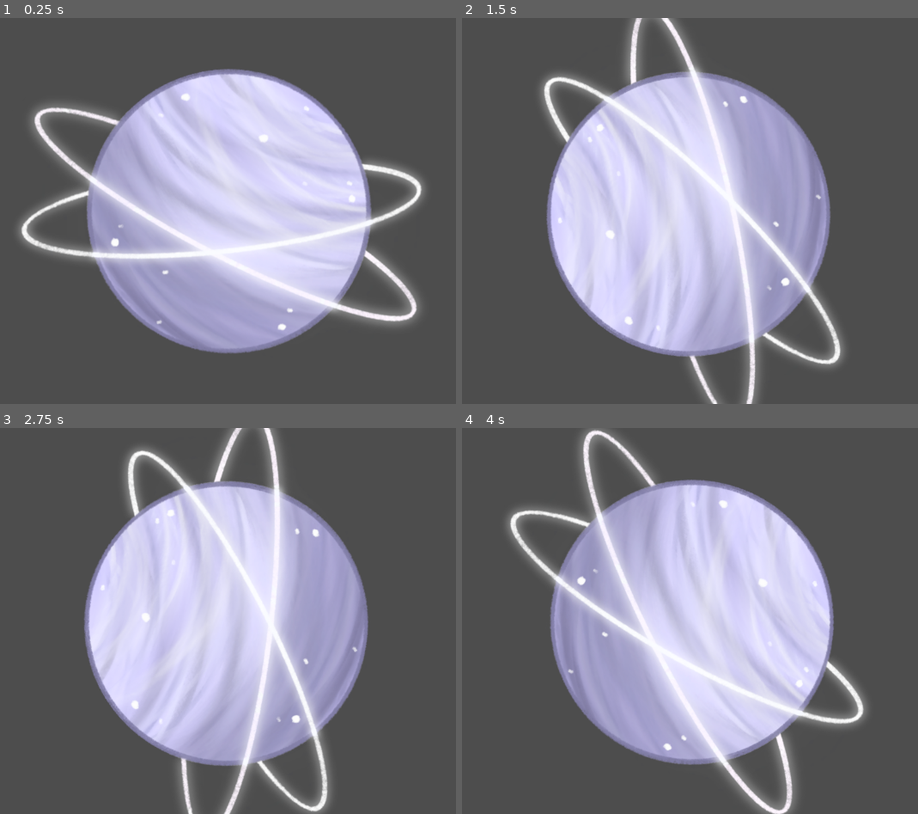
Above: before the commit, frames 1-4 (two rows, left to right).
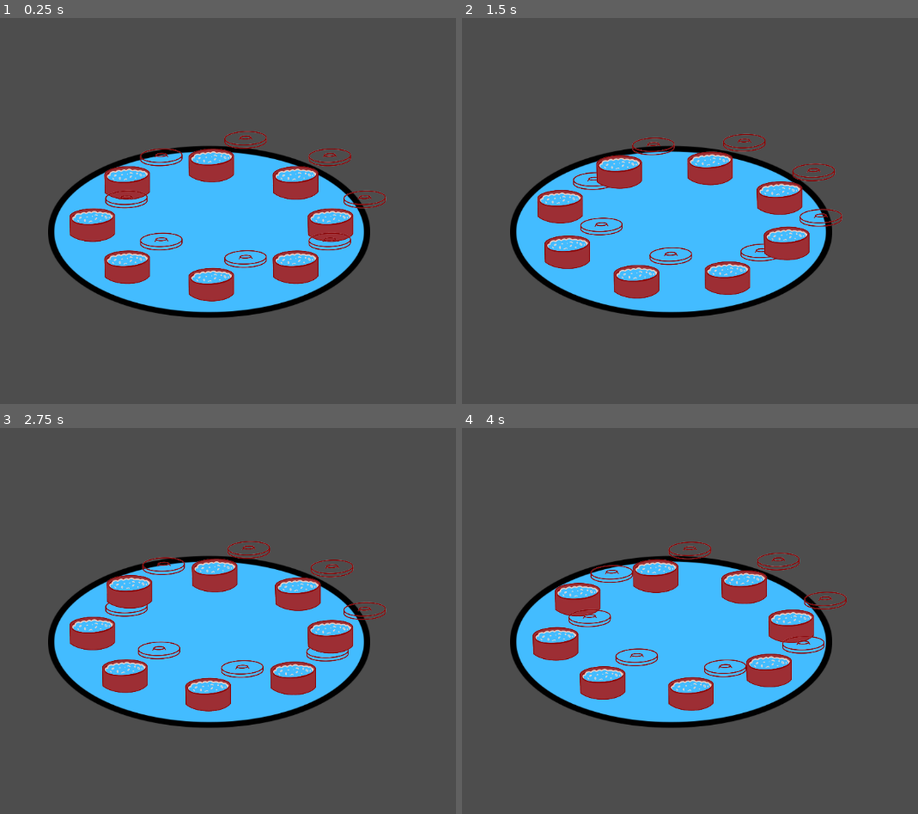
Above: after the commit, the same moments.

Repository: game-dev-besties/lupe_game
Game: Godot game, scene res://scenes/game.tscn
Same seed, same stepped clock (60 frames per second), same inputs: the game is played once before the commit and once after it.
Inputs:
- Up to frame 1 (0.25 s): no input
- Up to frame 2 (1.5 s): tap Enter (ui_accept) at 0.5, 1.35 s; hold Right (ui_right) 0.53-1.28 s; hold Enter (ui_accept) 0.53-1.28 s; tap Space at 0.6 s; hold Left (ui_left) from 1.28 s (still down)
- Up to frame 3 (2.75 s): tap Enter (ui_accept) at 1.52, 1.82 s; tap Space at 1.55, 2.1 s; release Left (ui_left) at 2.03 s; hold Right (ui_right) from 2.03 s (still down); hold Enter (ui_accept) from 2.03 s (still down)
- Up to frame 4 (4 s): release Enter (ui_accept) at 2.78 s; tap Space at 2.85 s; tap Enter (ui_accept) at 3.02, 3.32 s; release Right (ui_right) at 3.53 s; hold Left (ui_left) from 3.53 s (still down); hold Enter (ui_accept) from 3.53 s (still down)

The runs differ from the first frame. In frame 1, 42% of the frame differs, in the area x 3-94%, y 13-87%; in frame 2, 42%; in frame 3, 42%; in frame 4, 43%, in the area x 9-89%, y 0-100%.

Commit message:
Add visuals for dishes rotating on table with depth

Diff:
--- /dev/null
+++ b/scenes/dish.tscn
@@ -0,0 +1,8 @@
+[gd_scene load_steps=2 format=3 uid="uid://ddw71ek2dup7r"]
+
+[ext_resource type="Script" uid="uid://ca7baacjwxvs4" path="res://scripts/dish.gd" id="1_u12rr"]
+
+[node name="Dish" type="Node2D"]
+script = ExtResource("1_u12rr")
+
+[node name="Sprite2D" type="Sprite2D" parent="."]
--- a/scenes/game.tscn
+++ b/scenes/game.tscn
@@ -1,11 +1,27 @@
-[gd_scene load_steps=3 format=3 uid="uid://b7w465tfimyec"]
+[gd_scene load_steps=6 format=3 uid="uid://b7w465tfimyec"]
 
 [ext_resource type="Texture2D" uid="uid://13i0ekp83pct" path="res://assets/rings.webp" id="1_uwrxv"]
-[ext_resource type="Script" uid="uid://dcn7106xxiolk" path="res://scenes/spinning_thing.gd" id="2_yqjtg"]
+[ext_resource type="Script" uid="uid://dcn7106xxiolk" path="res://scripts/spinning_thing.gd" id="2_yqjtg"]
+[ext_resource type="Texture2D" uid="uid://dspqnr0vuhl4l" path="res://assets/table.png" id="3_lbhrr"]
+[ext_resource type="Script" uid="uid://decuur7sn58mt" path="res://scripts/spinningthing.gd" id="3_p57ef"]
+[ext_resource type="PackedScene" uid="uid://ddw71ek2dup7r" path="res://scenes/dish.tscn" id="4_u5sy4"]
 
 [node name="Game" type="Node2D"]
 
 [node name="SPINNING THING" type="Sprite2D" parent="."]
+visible = false
 position = Vector2(584, 328)
 texture = ExtResource("1_uwrxv")
 script = ExtResource("2_yqjtg")
+
+[node name="spinningthing" type="Node2D" parent="."]
+position = Vector2(584, 328)
+script = ExtResource("3_p57ef")
+dish_scene = ExtResource("4_u5sy4")
+
+[node name="tablepath" type="Sprite2D" parent="spinningthing"]
+z_index = -1000
+z_as_relative = false
+position = Vector2(-32.5, 31)
+scale = Vector2(1.05664, 0.945313)
+texture = ExtResource("3_lbhrr")
--- a/scenes/spinning_thing.gd
+++ /dev/null
@@ -1,74 +0,0 @@
-extends Sprite2D
-
-# Spinning properties
-var angular_velocity: float = 0.0
-const max_angular_velocity: float = 25.0  # Maximum spin speed (radians per second)
-const acceleration: float = 15.0          # How fast it accelerates
-const natural_friction: float = 4.0       # Natural slowdown when no input
-const brake_force: float = 8.0            # How strong the space brake is
-
-func _ready():
-	# Optional: Set the pivot point to center if needed
-	# This ensures rotation happens around the center of the sprite
-	pass
-
-func _process(delta):
-	handle_input(delta)
-	apply_physics(delta)
-
-	# Apply the rotation
-	rotation += angular_velocity * delta
-
-func handle_input(delta):
-	var input_force = 0.0
-
-	# Check for acceleration inputs
-	if Input.is_action_pressed("ui_left"):
-		input_force -= acceleration
-	if Input.is_action_pressed("ui_right"):
-		input_force += acceleration
-
-	# Apply acceleration
-	if input_force != 0:
-		angular_velocity += input_force * delta
-		# Clamp to maximum speed
-		angular_velocity = clamp(angular_velocity, -max_angular_velocity, max_angular_velocity)
-
-func apply_physics(delta):
-	# Apply braking when space is pressed
-	if Input.is_action_pressed("ui_accept"):  # Space bar
-		var brake_direction = -sign(angular_velocity)
-		var brake_amount = brake_force * brake_direction * delta
-
-		# Don't overshoot and reverse direction
-		if abs(brake_amount) > abs(angular_velocity):
-			angular_velocity = 0.0
-		else:
-			angular_velocity += brake_amount
-	else:
-		# Apply natural friction when not braking
-		if angular_velocity != 0:
-			var friction_direction = -sign(angular_velocity)
-			var friction_amount = natural_friction * friction_direction * delta
-
-			# Don't overshoot and reverse direction
-			if abs(friction_amount) > abs(angular_velocity):
-				angular_velocity = 0.0
-			else:
-				angular_velocity += friction_amount
-
-# Optional: Add these custom input actions to your Input Map
-# Or modify the script to use different key bindings
-func _input(event):
-	# Alternative input handling using specific keys
-	if event is InputEventKey and event.pressed:
-		match event.keycode:
-			KEY_A:
-				# Handled in handle_input with ui_left
-				pass
-			KEY_D:
-				# Handled in handle_input with ui_right
-				pass
-			KEY_SPACE:
-				# Handled in apply_physics with ui_accept
-				pass
--- /dev/null
+++ b/scripts/dish.gd
@@ -0,0 +1,22 @@
+class_name Dish
+extends Node2D
+
+var ellipse_width: float = 400.0
+var ellipse_height: float = 200.0
+var angular_velocity: float = 0.0
+var current_angle: float = 0.0
+
+@onready var sprite: Sprite2D = $Sprite2D
+
+func _process(delta):
+	current_angle += angular_velocity * delta
+	current_angle = fmod(current_angle, TAU)
+	var radius_x = ellipse_width / 2.0
+	var radius_y = ellipse_height / 2.0
+	position.x = radius_x * cos(current_angle)
+	position.y = radius_y * sin(current_angle)
+
+	if position.y < 0:
+		z_index = -1
+	else:
+		z_index = 1
--- /dev/null
+++ b/scripts/lazy.gd
@@ -0,0 +1,63 @@
+extends Sprite2D
+
+# --- Ellipse Path Properties ---
+# Set these in the Inspector to match the size of your gray oval sprite
+@export var ellipse_width: float = 400.0
+@export var ellipse_height: float = 200.0
+
+# --- Spinning physics (Your existing code) ---
+var angular_velocity: float = 0.0
+const max_angular_velocity: float = 7.0
+const acceleration: float = 5.0
+const natural_friction: float = 1.0
+const brake_force: float = 8.0
+
+# --- Current position on the ellipse ---
+var angle: float = 0.0
+
+func _process(delta):
+	# Calculate the angular velocity based on input
+	handle_input(delta)
+	apply_physics(delta)
+
+	# Update the angle using the calculated velocity
+	angle += angular_velocity * delta
+
+	# Keep the angle within 0 to 2*PI range (optional, but good practice)
+	angle = fmod(angle, TAU) # TAU is a constant for 2 * PI
+
+	# Calculate position on the ellipse using parametric equations
+	var radius_x = (ellipse_width) / 2.0
+	var radius_y = (ellipse_height) / 2.0
+	position.x = radius_x * cos(angle)
+	position.y = radius_y * sin(angle)
+
+	# --- Bonus: Make the sprite face its direction of travel ---
+	#var tangent_angle = atan2(radius_y * cos(angle), -radius_x * sin(angle))
+	#rotation = tangent_angle
+
+	# --- Bonus: Make the sprite go "behind" the top of the oval ---
+	# Assumes the OvalPath sprite has a z_index of 0
+	if position.y < 0:
+		z_index = -1 # Go behind the oval
+	else:
+		z_index = 1  # Go in front of the oval
+
+func handle_input(delta):
+	var input_force = 0.0
+	if Input.is_action_pressed("ui_left"):
+		input_force -= acceleration
+	if Input.is_action_pressed("ui_right"):
+		input_force += acceleration
+
+	if input_force != 0:
+		angular_velocity += input_force * delta
+		angular_velocity = clamp(angular_velocity, -max_angular_velocity, max_angular_velocity)
+
+func apply_physics(delta):
+	var friction = natural_friction
+	if Input.is_action_pressed("ui_accept"): # Space bar
+		friction = brake_force
+
+	if angular_velocity != 0:
+		angular_velocity = move_toward(angular_velocity, 0, friction * delta)
--- /dev/null
+++ b/scripts/spinningthing.gd
@@ -0,0 +1,71 @@
+extends Node2D
+
+# --- Scene & Path Properties ---
+@export var dish_scene: PackedScene
+@export var ellipse_width: float = 400.0
+@export var ellipse_height: float = 200.0
+
+# --- Physics Properties ---
+@export var max_scale: float = 1.2
+var angular_velocity: float = 0.0
+const acceleration: float = 5.0
+const max_angular_velocity: float = 7.0
+const natural_friction: float = 1.0
+const brake_force: float = 8.0
+
+# --- Dish Data ---
+var dishes_data = [
+	{"texture": preload("res://assets/canvas.png"), "scale": .3},
+	{"texture": preload("res://assets/canvas.png"), "scale": .3},
+	{"texture": preload("res://assets/canvas.png"), "scale": .3},
+	{"texture": preload("res://assets/canvas.png"), "scale": .3},
+	{"texture": preload("res://assets/canvas.png"), "scale": .3},
+	{"texture": preload("res://assets/canvas.png"), "scale": .3},
+	{"texture": preload("res://assets/canvas.png"), "scale": .3},
+	{"texture": preload("res://assets/canvas.png"), "scale": .3},
+]
+
+func _ready():
+	spawn_dishes()
+
+func _process(delta):
+	handle_input(delta)
+	apply_physics(delta)
+
+	for dish in get_children():
+		if dish is Dish:
+			dish.angular_velocity = self.angular_velocity
+
+func spawn_dishes():
+	var total_dishes = dishes_data.size()
+	for i in range(total_dishes):
+		var dish_instance = dish_scene.instantiate()
+		var dish_data = dishes_data[i]
+		var sprite = dish_instance.get_node("Sprite2D")
+		sprite.texture = dish_data.texture
+		var clamped_scale = min(dish_data.get("scale", 1.0), max_scale)
+		sprite.scale = Vector2.ONE * clamped_scale
+		dish_instance.ellipse_width = self.ellipse_width
+		dish_instance.ellipse_height = self.ellipse_height
+		dish_instance.current_angle = i * (TAU / total_dishes) # Spread them out
+		add_child(dish_instance)
+
+# --- Input and Physics functions ---
+func handle_input(delta):
+	var input_force = 0.0
+	if Input.is_action_pressed("ui_left"):
+		input_force -= acceleration
+	if Input.is_action_pressed("ui_right"):
+		input_force += acceleration
+
+	if input_force != 0:
+		angular_velocity += input_force * delta
+		angular_velocity = clamp(angular_velocity, -max_angular_velocity, max_angular_velocity)
+
+func apply_physics(delta):
+	var friction = natural_friction
+	if Input.is_action_pressed("ui_accept"):
+		friction = brake_force
+
+	if angular_velocity != 0:
+		angular_velocity = move_toward(angular_velocity, 0, friction * delta)
Binary file added: assets/canvas.png
Not shown, added: assets/canvas.png.import
Binary file added: assets/foodfds.webp
Not shown, added: assets/foodfds.webp.import
Binary file added: assets/table.png
Not shown, added: assets/table.png.import
Not shown, removed: scenes/spinning_thing.gd.uid
Not shown, added: scripts/dish.gd.uid
Not shown, added: scripts/lazy.gd.uid
Not shown, added: scripts/spinningthing.gd.uid
